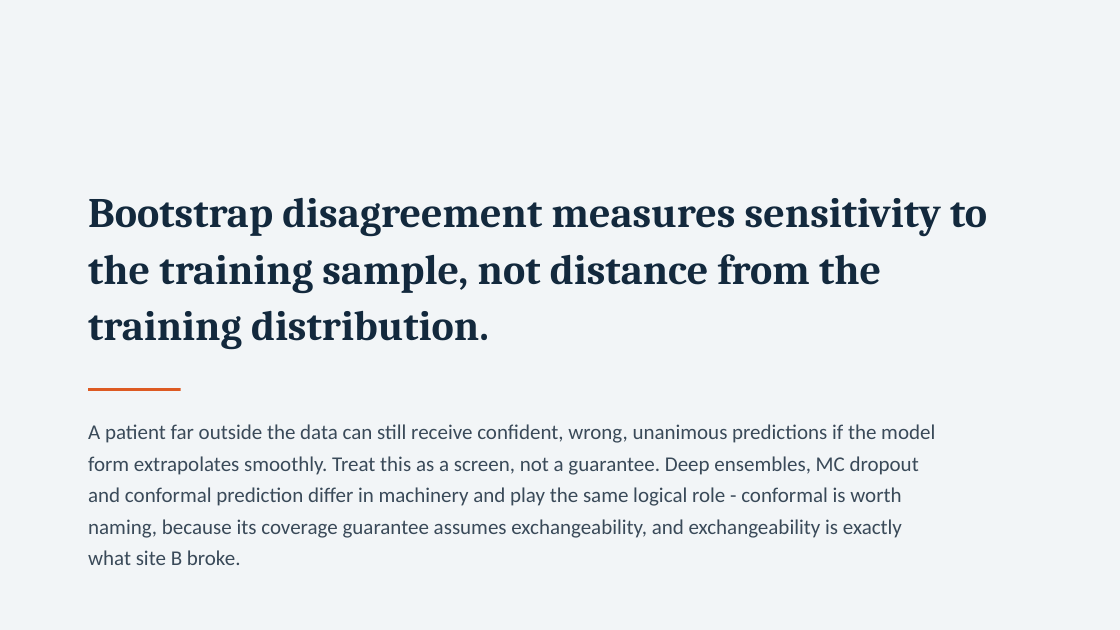
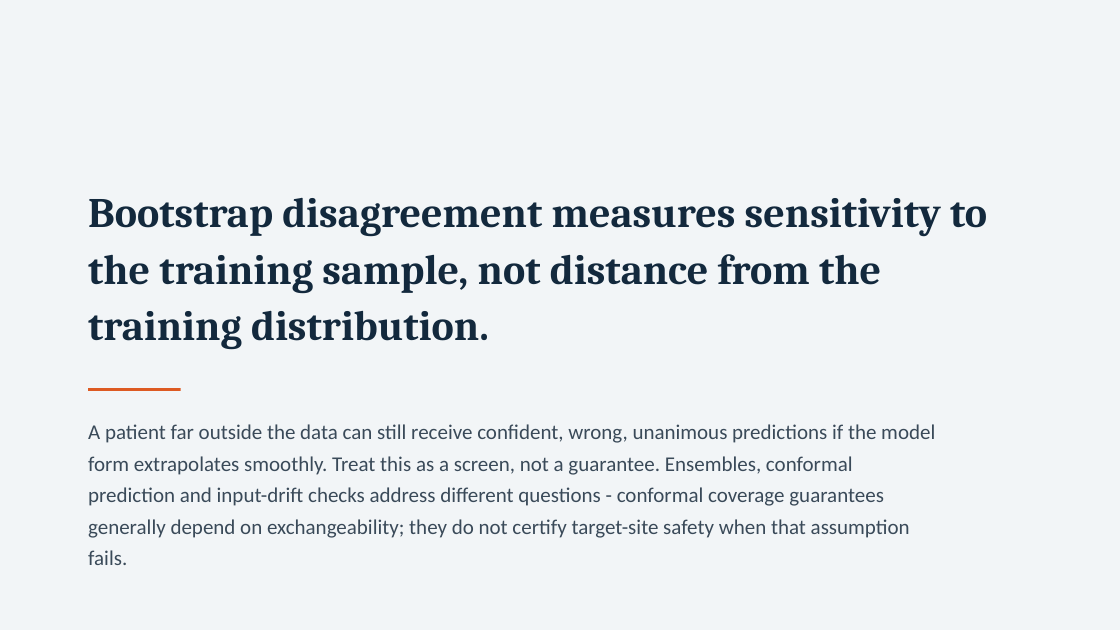
Before and after one commit to vafaei-ar/ai-uncertainty-2026-healthcare, a slide deck: slide 11 of slides/lecture2_deciding_under_uncertainty.pptx. Drawn at 1120x630 pixels with LibreOffice and Linux fonts; fonts in the diff are those of the drawing. Boxes give left, top, right and bottom in pixels: in the first picture for what was removed or moved away, otherwise in the second. Text is boxed around its words. In the diff, an @@ line names an element or a change of style, - is before the commit and + after.

```diff
--- a/slides/lecture2_deciding_under_uncertainty.pptx
+++ b/slides/lecture2_deciding_under_uncertainty.pptx
@@ text at (x1=88, y1=424, x2=935, y2=565): text changed @@
-A patient far outside the data can still receive confident, wrong, unanimous predictions if the model form extrapolates smoothly. Treat this as a screen, not a guarantee. Deep ensembles, MC dropout and conformal prediction differ in machinery and play the same logical role - conformal is worth naming, because its coverage guarantee assumes exchangeability, and exchangeability is exactly what site B broke.
+A patient far outside the data can still receive confident, wrong, unanimous predictions if the model form extrapolates smoothly. Treat this as a screen, not a guarantee. Ensembles, conformal prediction and input-drift checks address different questions - conformal coverage guarantees generally depend on exchangeability; they do not certify target-site safety when that assumption fails.
```
Also in this commit, not shown: 8 other slides changed, 42 other files.
